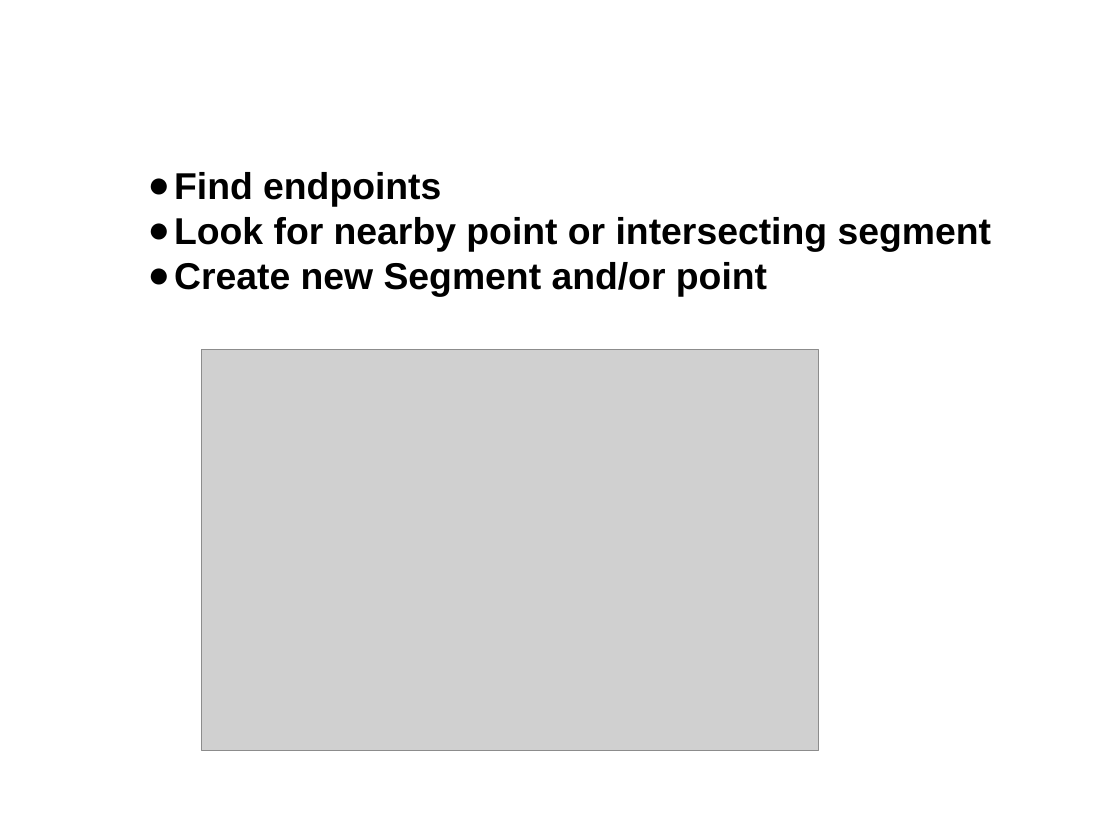
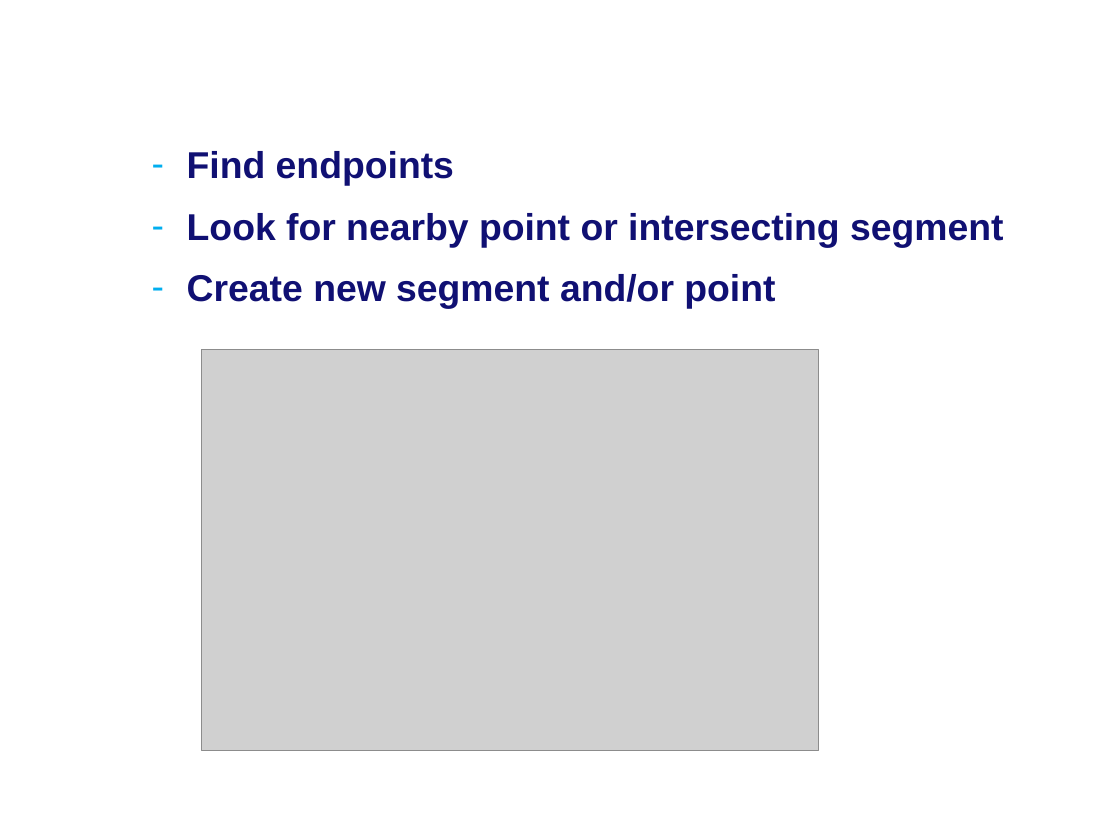
Before and after one commit to MartijnMuijsers/Algorithms, a slide deck: slide 25 of report/Final Presentation.ppt (slide 26 before the commit). Drawn at 1120x840 pixels with LibreOffice and Linux fonts; fonts in the diff are those of the drawing; grey boxes stand for pictures; background and template pictures are left out. Boxes give left, top, right and bottom in pixels: in the first picture for what was removed or moved away, otherwise in the second. Text is boxed around its words. In the diff, an @@ line names an element or a change of style, - is before the commit and + after.

```diff
--- a/report/Final Presentation.ppt
+++ b/report/Final Presentation.ppt
@@ text "Find endpoints": place and size @@
-text "Find endpoints" at (174, 172, 991, 296)
+text "Find endpoints" at (187, 151, 1003, 308)
@@ text at (187, 151, 1003, 247): text colour #000000 to #101073 in "Find endpoints", "Look for nearby point or intersecting segment"; bullet ● to -; list level 1 to 2 in "Find endpoints"; bullet colour #000000 to #00AEEF; list level 1 to 2 in "Look for nearby point or ..." @@
@@ text at (187, 274, 775, 308): text changed; text colour #000000 to #101073 @@
-● Create new Segment and/or point
+  – Create new segment and/or point
```
Also in this commit, not shown: 9 other slides changed, 1 slide removed.
